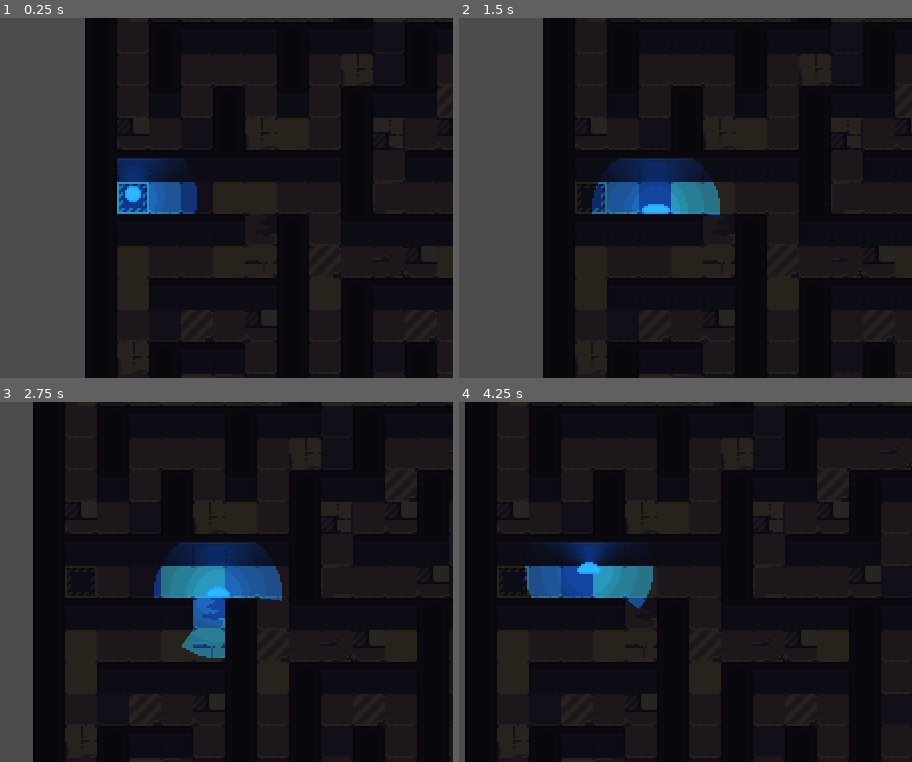
Above: before the commit, frames 1-4 (two rows, left to right).
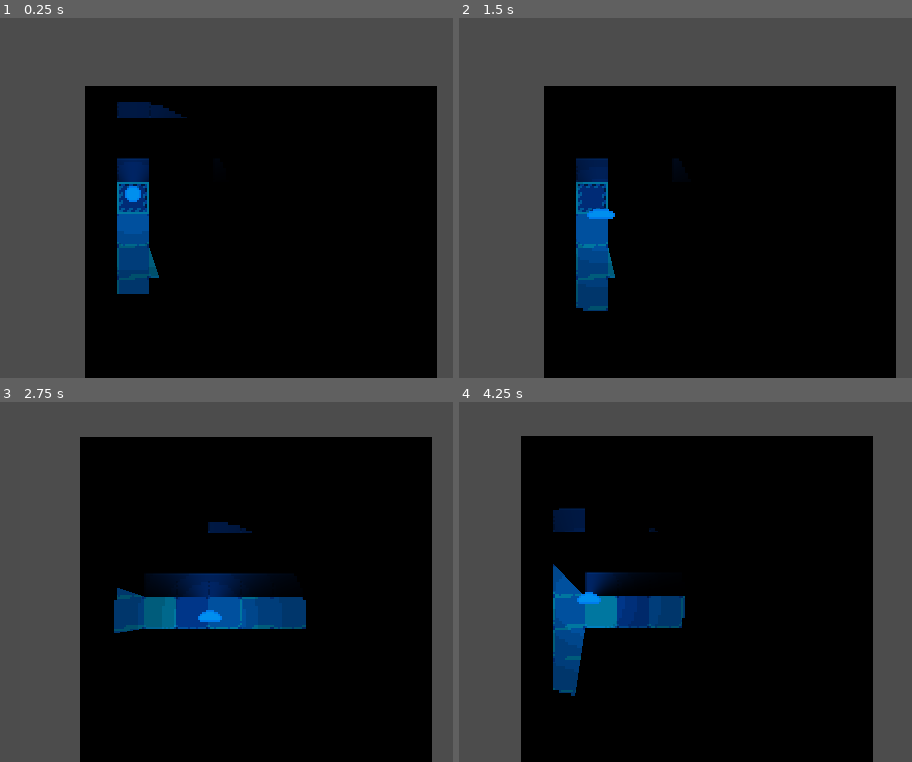
Above: after the commit, the same moments.

Repository: CaptFurball/thing-three
Game: Godot game, scene res://world.tscn
The game is run twice, just before and just after one commit, with the same random seed, the same clock (stepped at 60 frames per second) and the same inputs.
Inputs (mouse positions are in pixels of both pictures, inside the frame that each line leads up to):
- Up to frame 1 (0.25 s): no input
- Up to frame 2 (1.5 s): tap Enter at 0.5 s; move the mouse to (730, 180) at 0.52 s; hold D (move_right) 0.53-1.28 s; click (730, 180) at 0.67 s; tap Space (jump) at 0.77 s; move the mouse to (463, 216) at 1.27 s; hold S (move_down) from 1.28 s (still down)
- Up to frame 3 (2.75 s): tap Space (jump) at 1.52 s; move the mouse to (194, 502) at 2.02 s; release S (move_down) at 2.03 s; hold D (move_right) from 2.03 s (still down)
- Up to frame 4 (4.25 s): move the mouse to (558, 654) at 2.77 s; release D (move_right) at 2.78 s; hold W (move_up) 2.78-3.53 s; click (558, 654) at 2.92 s; tap Space (jump) at 3.02, 3.77 s; move the mouse to (785, 636) at 3.52 s; hold A (move_left) from 3.53 s (still down)

The runs differ from the first frame. In frame 1, 46% of the frame differs, in the area x 18-100%, y 0-100%; in frame 2, 48%; in frame 3, 59%; in frame 4, 64%, in the area x 1-100%, y 0-100%.

Commit message:
Fix bug where dead end stack are empty

Diff:
--- a/maze/maze.gd
+++ b/maze/maze.gd
@@ -1,8 +1,12 @@
 extends Reference
+
+# NOTICE:
+# Maze generation position vectors do not correlate with the actual pixels on screen
+# but rather the rows and columns indexes of a two dimensional array
 
 var Tile = preload("res://maze/tile.gd")
 
-const OUTER_BORDER_WIDTH = 1
+const OUTER_WALL_WIDTH = 1
 
 # TODO: Temporary hard coded, find a way to populate itself within parameters
 const MAX_ROOMS = 10
@@ -12,26 +16,27 @@
 
 var size : Vector2
 var lane_width : int = 1
-var inner_border_width : int = 1
+var wall_width : int = 1
 var tiles : Array = [] setget , get_tiles
 var start_tile : Vector2 = Vector2.ZERO setget , get_start_tile
-var end_tile : Vector2 = Vector2.ZERO setget , get_end_tile
+var end_tile   : Vector2 = Vector2.ZERO setget , get_end_tile
+
+var map_rect : Rect2
 
 var path_stack : Array = []
 var dead_stack : Array = []
-var rng : RandomNumberGenerator = RandomNumberGenerator.new()
 
-func _init(total_lanes : Vector2, _lane_width : int = 1, _inner_border_width : int = 1):
-	if _lane_width < 1:
-		return -1
+func _init(total_lanes : Vector2, _lane_width : int = 1, _wall_width : int = 1):
+	if _lane_width > 1:
+		self.lane_width = _lane_width
 
-	self.lane_width = _lane_width
-	self.inner_border_width = _inner_border_width
+	if _wall_width > 1:
+		self.wall_width = _wall_width
 
-	self.size.x = (total_lanes.x * _lane_width) + ((total_lanes.x - 1) * _inner_border_width) + 2 * self.OUTER_BORDER_WIDTH
-	self.size.y = (total_lanes.y * _lane_width) + ((total_lanes.y - 1) * _inner_border_width) + 2 * self.OUTER_BORDER_WIDTH
+	self.size.x = (total_lanes.x * _lane_width) + ((total_lanes.x - 1) * _wall_width) + (2 * self.OUTER_WALL_WIDTH)
+	self.size.y = (total_lanes.y * _lane_width) + ((total_lanes.y - 1) * _wall_width) + (2 * self.OUTER_WALL_WIDTH)
 
-	rng.randomize()
+	self.map_rect = Rect2(Vector2(1, 1), Vector2(self.size.x - 3, self.size.y - 3))
 
 func get_tiles() -> Array:
 	return tiles
@@ -43,22 +48,19 @@
 	return end_tile
 
 func create_maze():
-	self._create_walls()
+	self._create_tiles()
 	self._create_paths()
 	self._create_start_tile()
 	self._create_end_tile()
 	self._create_rooms()
 	return self.tiles
 
-func _create_walls():
+func _create_tiles():
 	for row in self.size.y:
 		self.tiles.append([])
 
 		for col in self.size.x:
-			var tile = Tile.new()
-			tile.set_wall()
-			tile.set_position(row, col)
-			self.tiles[row].append(tile)
+			self.tiles[row].append(Tile.new(row, col))
 
 func _create_paths():
 	var current_position = Vector2(1, 1)
@@ -82,8 +84,8 @@
 			self.is_backtrace_mode = true
 
 		else:
-			current_rect = self._create_rect(current_position)
-			neighbor_rect = self._create_rect(neighbor_position)
+			current_rect  = Rect2(current_position, Vector2(self.lane_width, self.lane_width))
+			neighbor_rect = Rect2(neighbor_position, Vector2(self.lane_width, self.lane_width))
 
 			path_rect = current_rect.merge(neighbor_rect)
 
@@ -99,7 +101,7 @@
 
 func _get_random_neighbor(point : Vector2):
 	var possible_neighbors : Array = []
-	var steps : int = self.lane_width + self.inner_border_width
+	var steps : int = self.lane_width + self.wall_width
 
 	# top
 	if point.y - steps >= 0 && !self.tiles[point.x][point.y - steps].has_visited():
@@ -123,34 +125,39 @@
 	return possible_neighbors.pop_front()
 
 func _create_start_tile():
-	self.dead_stack.shuffle()
-	self.start_tile = self.dead_stack.pop_front()
+	if self.dead_stack.size():
+		self.dead_stack.shuffle()
+		self.start_tile = self.dead_stack.pop_front()
+	else:
+		self.start_tile = Vector2(1, 1)
+
 	self.tiles[self.start_tile.x][self.start_tile.y].set_start_tile()
 
 func _create_end_tile():
-	self.dead_stack.shuffle()
-	self.end_tile = self.dead_stack.pop_front()
+	if self.dead_stack.size():
+		self.dead_stack.shuffle()
+		self.end_tile = self.dead_stack.pop_front()
+	else:
+		self.end_tile = self.map_rect.end
+
 	self.tiles[self.end_tile.x][self.end_tile.y].set_end_tile()
 
 func _create_rooms():
-	self.dead_stack.shuffle()
+	if self.dead_stack.size():
+		self.dead_stack.shuffle()
 
-	var position : Vector2
+		var position : Vector2
 
-	var map_rect : Rect2 = Rect2(Vector2(1, 1), Vector2(self.size.x - 3, self.size.y - 3))
-	var map_area : float = map_rect.get_area()
+		var map_area : float = self.map_rect.get_area()
 
-	for i in self.MAX_ROOMS:
-		position = self.dead_stack.front()
+		for i in self.MAX_ROOMS:
+			position = self.dead_stack.front()
 
-		var room = Rect2(position, Vector2(self.lane_width * 2 + self.inner_border_width, self.lane_width * 2 + self.inner_border_width))
+			var room = Rect2(position, Vector2(self.lane_width * 2 + self.wall_width, self.lane_width * 2 + self.wall_width))
 
-		if map_rect.encloses(room) && room.get_area() < map_area:
-			map_area -= room.get_area()
+			if map_rect.encloses(room) && room.get_area() < map_area:
+				map_area -= room.get_area()
 
-			for row in range(room.position.y, room.end.y):
-				for col in range(room.position.x, room.end.x):
-					self.tiles[col][row].set_path()
-
-func _create_rect(position : Vector2):
-	return Rect2(position, Vector2(self.lane_width, self.lane_width))
+				for row in range(room.position.y, room.end.y):
+					for col in range(room.position.x, room.end.x):
+						self.tiles[col][row].set_path()
--- a/maze/tile.gd
+++ b/maze/tile.gd
@@ -10,6 +10,9 @@
 var position : Vector2 = Vector2.ZERO
 
 var visited : bool = false
+
+func _init(x : int, y : int):
+	self.position = Vector2(x, y)
 
 func set_visited() :
 	self.visited = true
--- a/player.tscn
+++ b/player.tscn
@@ -88,13 +88,14 @@
 
 [node name="Player" type="KinematicBody2D"]
 position = Vector2( 18.2016, 17.6895 )
+collision_layer = 2147483649
 script = ExtResource( 1 )
 speed = 80
 
 [node name="Light2D" type="Light2D" parent="."]
 scale = Vector2( 5, 5 )
 texture = ExtResource( 3 )
-texture_scale = 0.2
+texture_scale = 0.3
 color = Color( 0.00392157, 0.564706, 0.937255, 1 )
 range_item_cull_mask = 3
 shadow_enabled = true
--- a/world.gd
+++ b/world.gd
@@ -1,15 +1,17 @@
 extends Node2D
 
-var Maze = preload("res://maze/maze.gd")
+var Maze   = preload("res://maze/maze.gd")
 var Player = preload("res://player.tscn")
-var Tile = preload("res://maze/tile.gd")
+var Tile   = preload("res://maze/tile.gd")
 
-export(int, 3, 320, 1) var map_size_x : int = 10
-export(int, 3, 320, 1) var map_size_y : int = 10
+export(int, 5, 320, 1) var map_size_x : int = 10
+export(int, 5, 320, 1) var map_size_y : int = 10
+export var lane_width : int = 1
+export var wall_width : int = 1
 
 func _ready():
 	var map_size : Vector2 = Vector2(map_size_x, map_size_y)
-	var maze = Maze.new(map_size, 1, 1)
+	var maze  = Maze.new(map_size, lane_width, wall_width)
 	var tiles = maze.create_maze()
 
 	draw_floor(tiles)
--- a/world.tscn
+++ b/world.tscn
@@ -646,6 +646,8 @@
 
 [node name="World" type="Node2D"]
 script = ExtResource( 1 )
+map_size_x = 5
+map_size_y = 5
 
 [node name="Floor" type="TileMap" parent="."]
 tile_set = SubResource( 95 )
@@ -660,4 +662,4 @@
 format = 1
 
 [node name="CanvasModulate" type="CanvasModulate" parent="."]
-color = Color( 0.164706, 0.164706, 0.164706, 1 )
+color = Color( 0, 0, 0, 1 )
